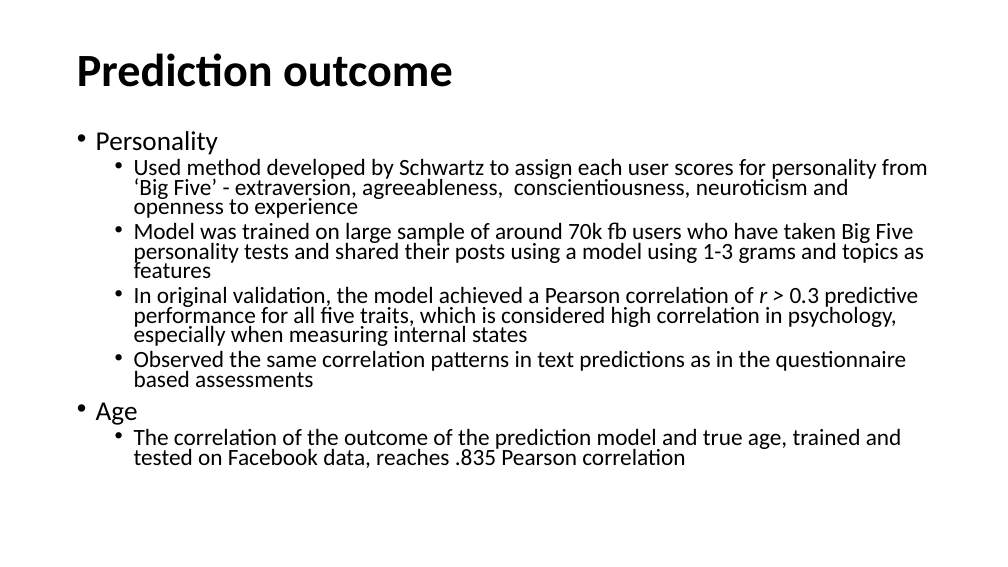
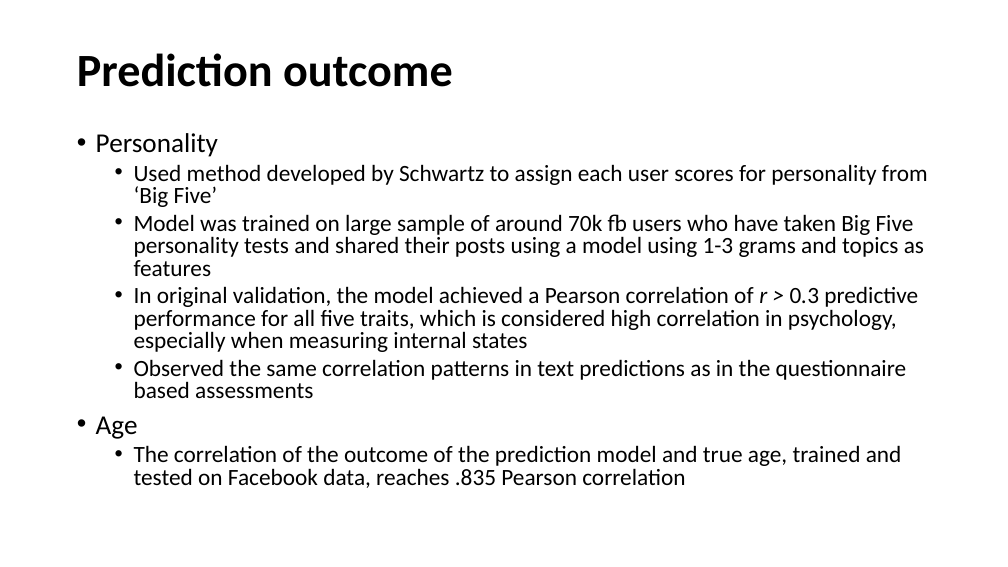
Before and after one commit to Sandhya-Bairi/USU-Assignments-and-Projects, a slide deck: slide 12 of CS 6675 - Advance Data Science/Practicum/Presentation.pptx. Drawn at 1008x567 pixels with LibreOffice and Linux fonts; fonts in the diff are those of the drawing. Boxes give left, top, right and bottom in pixels: in the first picture for what was removed or moved away, otherwise in the second. Text is boxed around its words. In the diff, an @@ line names an element or a change of style, - is before the commit and + after.

```diff
--- a/CS 6675 - Advance Data Science/Practicum/Presentation.pptx
+++ b/CS 6675 - Advance Data Science/Practicum/Presentation.pptx
@@ text at (96, 133, 924, 488): line spacing 0.7 to 0.8 @@
@@ text at (134, 164, 928, 207): text changed @@
-  • Used method developed by Schwartz to assign each user scores for personality from ‘Big Five’ - extraversion, agreeableness, conscientiousness, neuroticism and openness to experience
+  • Used method developed by Schwartz to assign each user scores for personality from ‘Big Five’
```
Also in this commit, not shown: 7 other slides changed.
